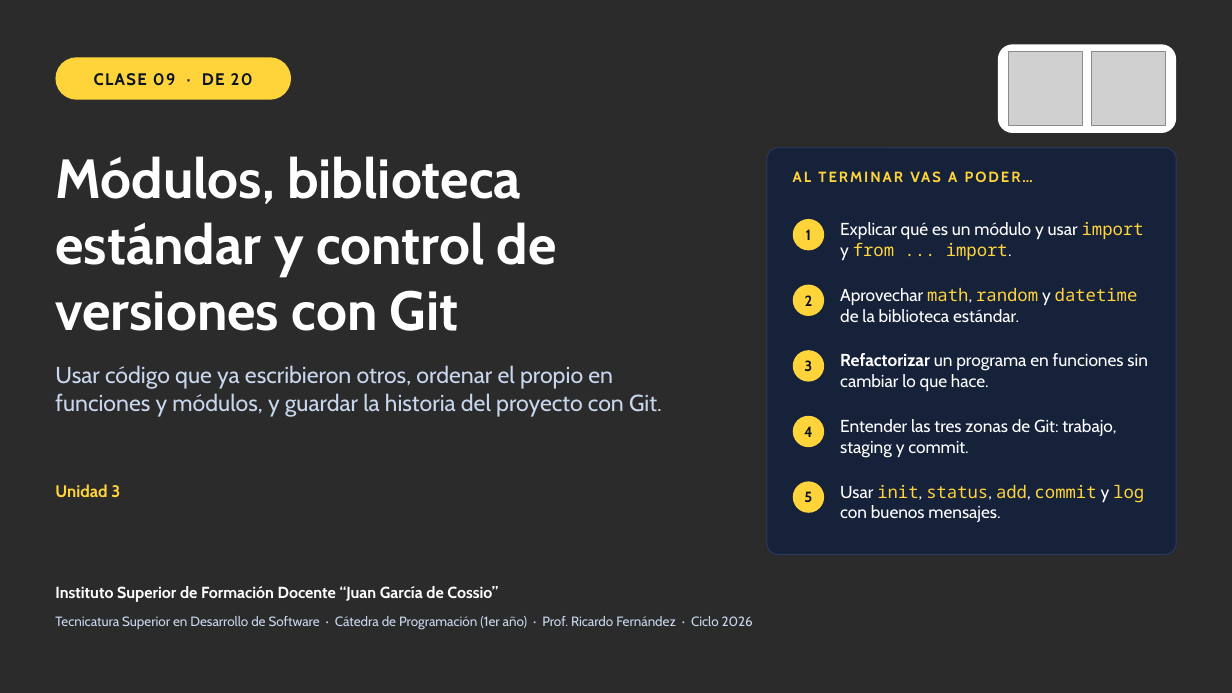
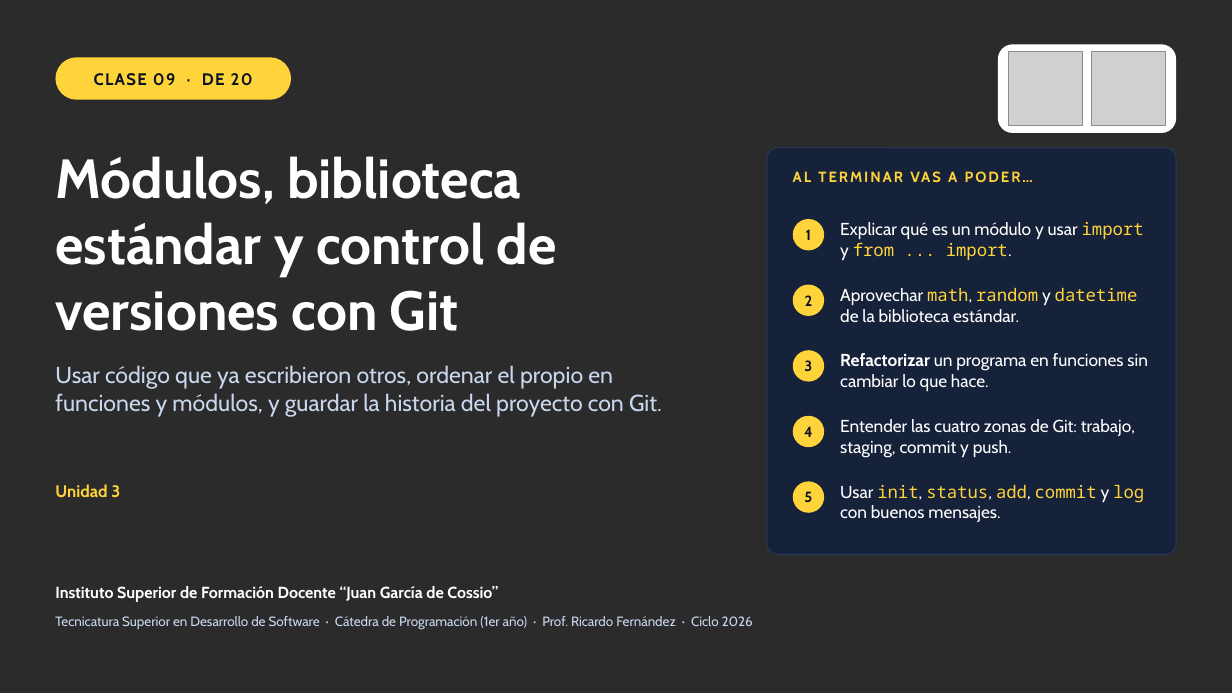
Before and after one commit to RickyFer22/ISFD_PROGRAMACION, a slide deck: slide 1 of Presentaciones/Clase 09 - Módulos, biblioteca estándar y control de versiones con Git.pptx. Drawn at 1232x693 pixels with LibreOffice and Linux fonts; fonts in the diff are those of the drawing; grey boxes stand for pictures; background and template pictures are left out; a plain dark background stands for a picture behind light text. Boxes give left, top, right and bottom in pixels: in the first picture for what was removed or moved away, otherwise in the second. Text is boxed around its words. In the diff, an @@ line names an element or a change of style, - is before the commit and + after.

Commit message:
fix: clase 09, las cuatro zonas de Git con push (diapositivas 18, 19 y 25)
Se agrega la zona remota (git remote add y git push), se repara el XML de la diapositiva 18 y se actualizan las menciones de tres zonas en las diapositivas 1 y 2.

```diff
--- a/Presentaciones/Clase 09 - Módulos, biblioteca estándar y control de versiones con Git.pptx
+++ b/Presentaciones/Clase 09 - Módulos, biblioteca estándar y control de versiones con Git.pptx
@@ text at (x1=840, y1=419, x2=1135, y2=458): text changed @@
-Entender las tres zonas de Git: trabajo, staging y commit.
+Entender las cuatro zonas de Git: trabajo, staging, commit y push.
```
Also in this commit, not shown: 4 other slides changed.
